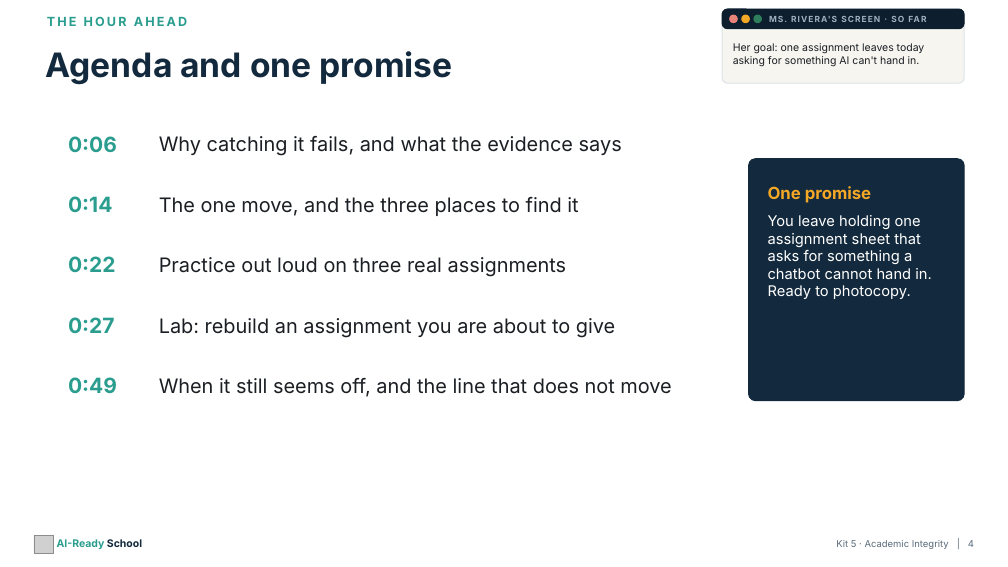
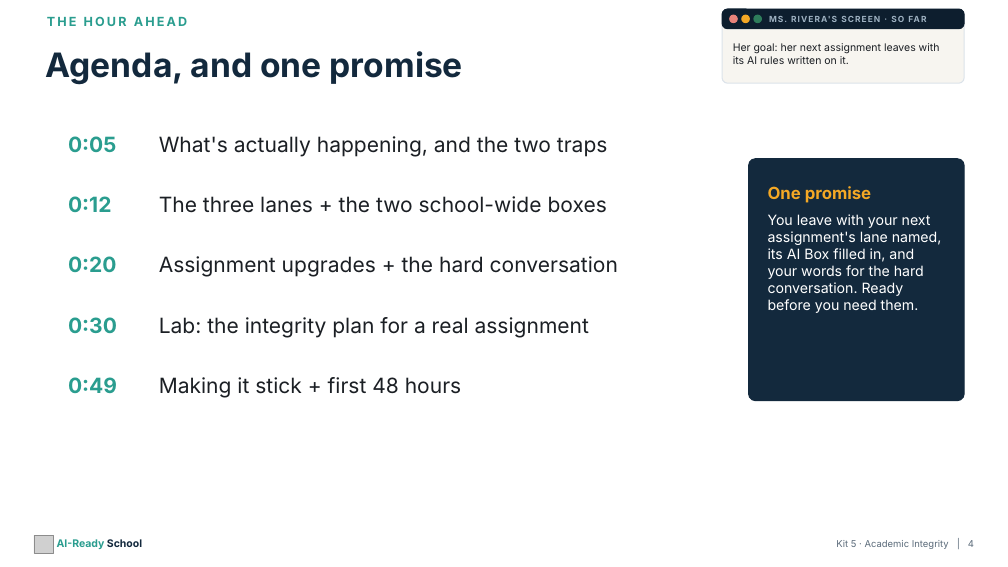
Before and after one commit to aspinozzi1/Ai-School-Ready, a slide deck: slide 4 of kits/kit05/Kit05_PresentationDeck.pptx. Drawn at 1008x567 pixels with LibreOffice and Linux fonts; fonts in the diff are those of the drawing; grey boxes stand for pictures. Boxes give left, top, right and bottom in pixels: in the first picture for what was removed or moved away, otherwise in the second. Text is boxed around its words. In the diff, an @@ line names an element or a change of style, - is before the commit and + after.

```diff
--- a/kits/kit05/Kit05_PresentationDeck.pptx
+++ b/kits/kit05/Kit05_PresentationDeck.pptx
@@ text at [45, 51, 463, 85]: text changed @@
-Agenda and one promise
+Agenda, and one promise
@@ text at [733, 43, 940, 64]: text changed @@
-Her goal: one assignment leaves today asking for something AI can't hand in.
+Her goal: her next assignment leaves with its AI rules written on it.
@@ text at [68, 136, 116, 152]: text changed @@
-0:06
+0:05
@@ text at [159, 136, 608, 157]: text changed; size 19 to 20 pt @@
-Why catching it fails, and what the evidence says
+What's actually happening, and the two traps
@@ text at [68, 196, 111, 212]: text changed @@
-0:14
+0:12
@@ text at [159, 196, 607, 213]: text changed; size 19 to 20 pt @@
-The one move, and the three places to find it
+The three lanes + the two school-wide boxes
@@ text at [768, 214, 942, 313]: text changed; size 14 to 13.5 pt @@
-You leave holding one assignment sheet that asks for something a chatbot cannot hand in. Ready to photocopy.
+You leave with your next assignment's lane named, its AI Box filled in, and your words for the hard conversation. Ready before you need them.
@@ text at [68, 256, 117, 272]: text changed @@
-0:22
+0:20
@@ text at [159, 256, 618, 277]: text changed; size 19 to 20 pt @@
-Practice out loud on three real assignments
+Assignment upgrades + the hard conversation
@@ text at [68, 317, 117, 333]: text changed @@
-0:27
+0:30
@@ text at [159, 317, 589, 338]: text changed; size 19 to 20 pt @@
-Lab: rebuild an assignment you are about to give
+Lab: the integrity plan for a real assignment
@@ text at [159, 377, 461, 398]: text changed; size 19 to 20 pt @@
-When it still seems off, and the line that does not move
+Making it stick + first 48 hours
```
Also in this commit, not shown: 8 other slides changed, 26 slides added, 21 slides removed, 27 other files.
